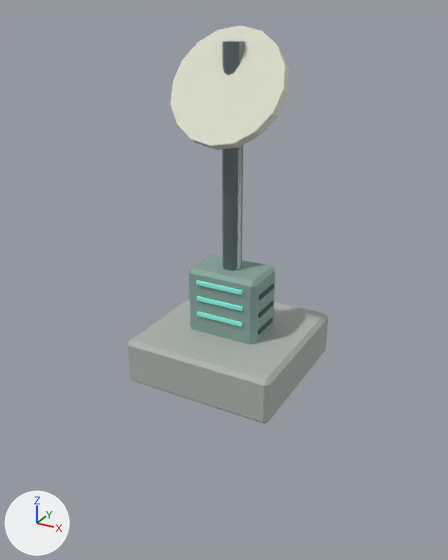
The glTF model public/models/relay.glb, before and after one commit.
Before and after are seen from a camera (50 mm lens) standing at (3.94, -7.4, 5.14) and looking at (-0.04, -0.17, 1.52). Every picture has the same lights, and +X, +Y and +Z are marked at lower left. The first picture is the older version. Where no turn or scale is listed for an object, it has been applied to the vertices. Vertices at exactly the same position are counted once.

The first picture shows 'Cabinet', 'Detail cabinet vent', 'Detail cabinet vent.001', 'Detail cabinet vent.002', 'Dish', 'Mast', 'RelayBase', 'RelayLight', 'RelayLight.001', 'RelayLight.002'.
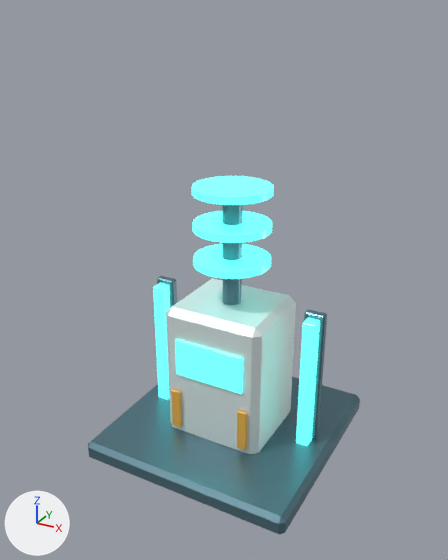
The newer file is also rescaled (x1.143), turned or shifted as a whole; pictures and numbers use the older file's frame.

What differs and where, as boxes (x1, y1, x2, y2) in the pictures (448 x 560 px):
'Foundation', added (cyan): after (88, 377, 360, 534)
'Signal cabinet', added: after (166, 278, 296, 455)
'RelayBase', deleted: before (128, 299, 328, 424)
'Dish', deleted: before (171, 25, 289, 150)
'Cabinet', deleted: before (189, 254, 275, 345)
'Mast', moved, rescaled, recoloured (grey to cyan): before (222, 41, 245, 271); after (222, 205, 242, 305)
'Display', added (cyan): after (175, 339, 243, 394)
'Corner signal.001', added (cyan): after (296, 317, 320, 446)
'Signal halo.002', added (cyan): after (191, 176, 274, 205)
'Signal halo', added (cyan): after (193, 244, 271, 279)
'Signal halo.001', added (cyan): after (192, 211, 272, 243)
'Corner signal', added (cyan): after (153, 283, 170, 400)
'Protected corner.001', added (cyan): after (304, 309, 327, 440)
'Warning stripe.001', added: after (237, 410, 247, 450)
'Warning stripe', added: after (171, 389, 182, 427)
'Protected corner', added: after (157, 276, 177, 308)
'RelayLight.002', deleted: before (196, 280, 243, 295)
'RelayLight.001', deleted: before (196, 296, 243, 311)
'RelayLight', deleted: before (197, 311, 242, 327)
'Detail cabinet vent.002', deleted: before (259, 284, 274, 300)
'Detail cabinet vent', deleted: before (258, 317, 273, 334)
'Detail cabinet vent.001', deleted: before (259, 301, 273, 318)

Diff of the bpy script that builds the scene:
```diff
--- a/public/models/relay.glb.py
+++ b/public/models/relay.glb.py
@@ me_cylinder_024 @@
-me_cylinder_024.from_pydata(...)  # 24 vertices, 44 faces; spans x -0.14..0.14, y -0.14..0.14, z -2.25..2.25
+me_cylinder_024.from_pydata(...)  # 24 vertices, 44 faces; spans x -0.14..0.14, y -0.14..0.14, z -2.25..0.38
+# me_cylinder_024 part 1: the whole mesh is scaled about its middle by (1, 1, 0.583), then moved by (0.0, 0.0, -0.94)
 me_cylinder_024.materials.append(mat_gunmetal)
@@ ob_cabinet @@
-ob_cabinet = bpy.data.objects.new('Cabinet', me_cube_051)
@@ ob_detail_cabinet_vent @@
-ob_detail_cabinet_vent = bpy.data.objects.new('Detail cabinet vent', me_cube_158)
@@ ob_detail_cabinet_vent_001 @@
-ob_detail_cabinet_vent_001 = bpy.data.objects.new('Detail cabinet vent.001', me_cube_159)
@@ ob_detail_cabinet_vent_002 @@
-ob_detail_cabinet_vent_002 = bpy.data.objects.new('Detail cabinet vent.002', me_cube_160)
@@ ob_dish @@
-ob_dish = bpy.data.objects.new('Dish', me_cylinder_025)
@@ ob_relaybase @@
-ob_relaybase = bpy.data.objects.new('RelayBase', me_cube_050)
@@ ob_relaylight @@
-ob_relaylight = bpy.data.objects.new('RelayLight', me_cube_052)
@@ ob_relaylight_001 @@
-ob_relaylight_001 = bpy.data.objects.new('RelayLight.001', me_cube_053)
@@ ob_relaylight_002 @@
-ob_relaylight_002 = bpy.data.objects.new('RelayLight.002', me_cube_054)
@@ ob_warning_stripe_001 @@
+ob_warning_stripe_001 = bpy.data.objects.new('Warning stripe.001', me_cube_008)  # 24 vertices, 44 faces; spans x -0.074..0.074, y -0.022..0.022, z -0.328..0.328; in mat_supportamber (orange #f9bd50)
+ob_warning_stripe_001.location = (0.57, -0.73, -0.54)
@@ ob_warning_stripe @@
+ob_warning_stripe = bpy.data.objects.new('Warning stripe', me_cube_007)  # 24 vertices, 44 faces; spans x -0.074..0.074, y -0.022..0.022, z -0.328..0.328; in mat_supportamber (orange #f9bd50)
+ob_warning_stripe.location = (-0.57, -0.73, -0.54)
@@ ob_signal_halo_002 @@
+ob_signal_halo_002 = bpy.data.objects.new('Signal halo.002', me_cylinder_003)  # a 20-sided cylinder along z spanning x -0.569..0.569, y -0.569..0.569, z -0.052..0.052; in mat_supportsignal (cyan #61f9f1, glowing cyan #5efff2)
+ob_signal_halo_002.location = (0.0, 0.0, 2.83)
@@ ob_signal_halo_001 @@
+ob_signal_halo_001 = bpy.data.objects.new('Signal halo.001', me_cylinder_003.copy())
+ob_signal_halo_001.location = (0.0, 0.0, 2.31)
@@ ob_signal_halo @@
+ob_signal_halo = bpy.data.objects.new('Signal halo', me_cylinder_003.copy())
+ob_signal_halo.location = (0.0, 0.0, 1.78)
@@ ob_signal_cabinet @@
+ob_signal_cabinet = bpy.data.objects.new('Signal cabinet', me_cube_001)  # 24 vertices, 44 faces; spans x -0.79..0.79, y -0.7..0.7, z -1.09..1.09; in mat_supportwhite (white #e7f3f2)
+ob_signal_cabinet.location = (0.0, 0.0, 0.03)
@@ ob_protected_corner_001 @@
+ob_protected_corner_001 = bpy.data.objects.new('Protected corner.001', me_cube_006)  # 24 vertices, 44 faces; spans x -0.15..0.15, y -0.07..0.07, z -1.18..1.18; in mat_supportsteel (cyan #618490)
+ob_protected_corner_001.location = (1.27, 0.16, -0.01)
@@ ob_protected_corner @@
+ob_protected_corner = bpy.data.objects.new('Protected corner', me_cube_004)  # 24 vertices, 44 faces; spans x -0.15..0.15, y -0.07..0.07, z -1.18..1.18; in mat_supportsteel (cyan #618490)
+ob_protected_corner.location = (-1.27, 0.16, -0.01)
@@ ob_foundation @@
+ob_foundation = bpy.data.objects.new('Foundation', me_cube)  # 24 vertices, 44 faces; spans x -1.66..1.66, y -1.66..1.66, z -0.16..0.16; in mat_supportsteel (cyan #618490)
+ob_foundation.location = (0.0, 0.0, -1.12)
@@ ob_display @@
+ob_display = bpy.data.objects.new('Display', me_cube_002)  # 24 vertices, 44 faces; spans x -0.56..0.56, y -0.022..0.022, z -0.306..0.306; in mat_supportsignal (cyan #61f9f1, glowing cyan #5efff2)
+ob_display.location = (0.0, -0.72, 0.38)
@@ ob_corner_signal_001 @@
+ob_corner_signal_001 = bpy.data.objects.new('Corner signal.001', me_cube_005)  # 24 vertices, 44 faces; spans x -0.1..0.1, y -0.1..0.1, z -1.12..1.12; in mat_supportsignal (cyan #61f9f1, glowing cyan #5efff2)
+ob_corner_signal_001.location = (1.27, 0.0, -0.01)
@@ ob_corner_signal @@
+ob_corner_signal = bpy.data.objects.new('Corner signal', me_cube_003)  # 24 vertices, 44 faces; spans x -0.1..0.1, y -0.1..0.1, z -1.12..1.12; in mat_supportsignal (cyan #61f9f1, glowing cyan #5efff2)
+ob_corner_signal.location = (-1.27, 0.0, -0.01)
```
